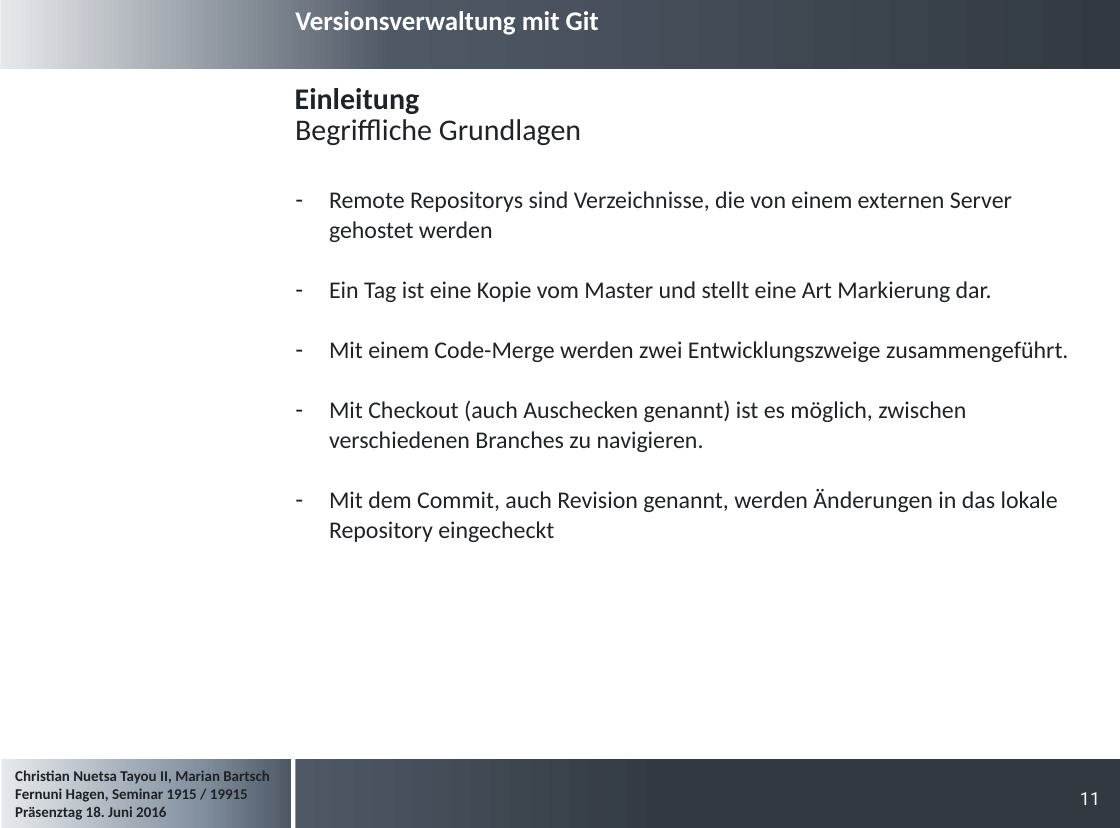
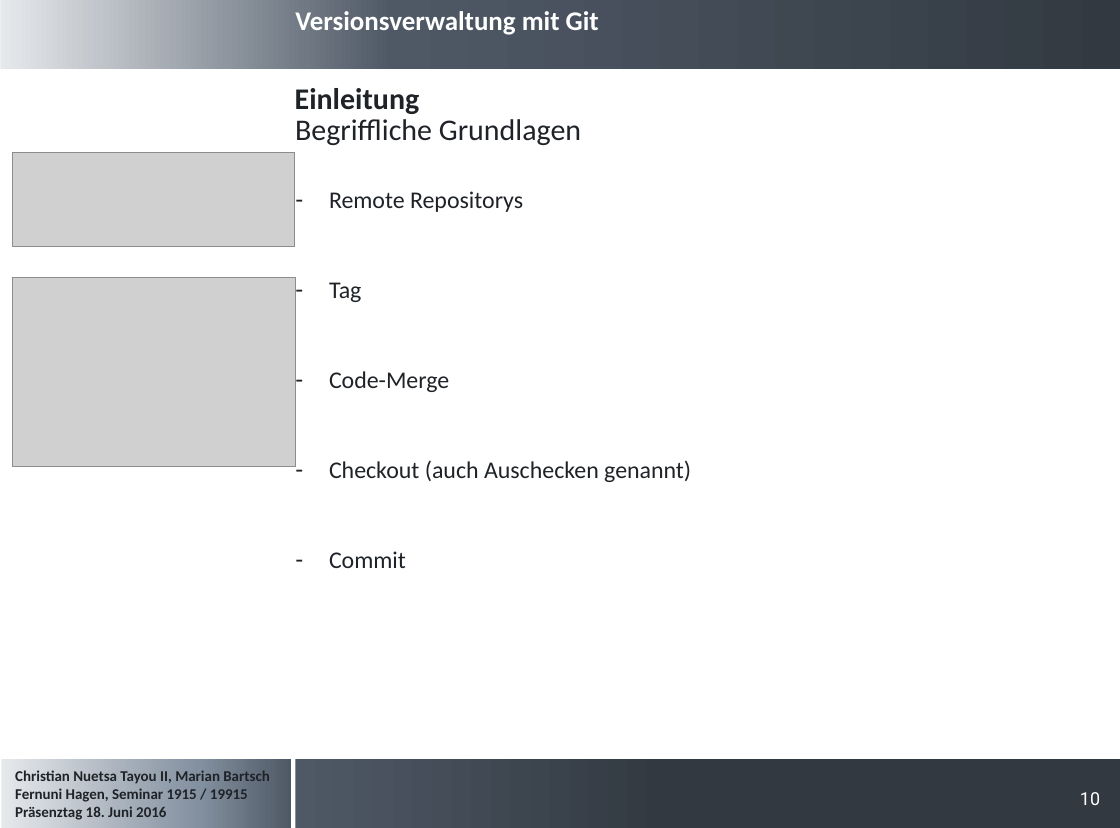
Before and after one commit to cristallin/git-project-seminar, a slide deck: slide 10 of Präsentation_Seminararbeit.pptx (slide 11 before the commit). Drawn at 1120x828 pixels with LibreOffice and Linux fonts; fonts in the diff are those of the drawing; grey boxes stand for pictures; background and template pictures are left out. Boxes give left, top, right and bottom in pixels: in the first picture for what was removed or moved away, otherwise in the second. Text is boxed around its words. In the diff, an @@ line names an element or a change of style, - is before the commit and + after.

```diff
--- a/Präsentation_Seminararbeit.pptx
+++ b/Präsentation_Seminararbeit.pptx
@@ picture added at [12, 152, 294, 246] @@
@@ text at [329, 191, 691, 568]: text changed @@
-– Remote Repositorys sind Verzeichnisse, die von einem externen Server gehostet werden
-– Ein Tag ist eine Kopie vom Master und stellt eine Art Markierung dar.
-– Mit einem Code-Merge werden zwei Entwicklungszweige zusammengeführt.
-– Mit Checkout (auch Auschecken genannt) ist es möglich, zwischen verschiedenen Branches zu navigieren.
-– Mit dem Commit, auch Revision genannt, werden Änderungen in das lokale Repository eingecheckt
+– Remote Repositorys
+– Tag
+– Code-Merge
+– Checkout (auch Auschecken genannt)
+– Commit
@@ picture added at [12, 278, 295, 467] @@
@@ page number at [1080, 792, 1100, 805]: text changed @@
-11
+10
```
Also in this commit, not shown: 5 other slides changed, 1 slide removed.
